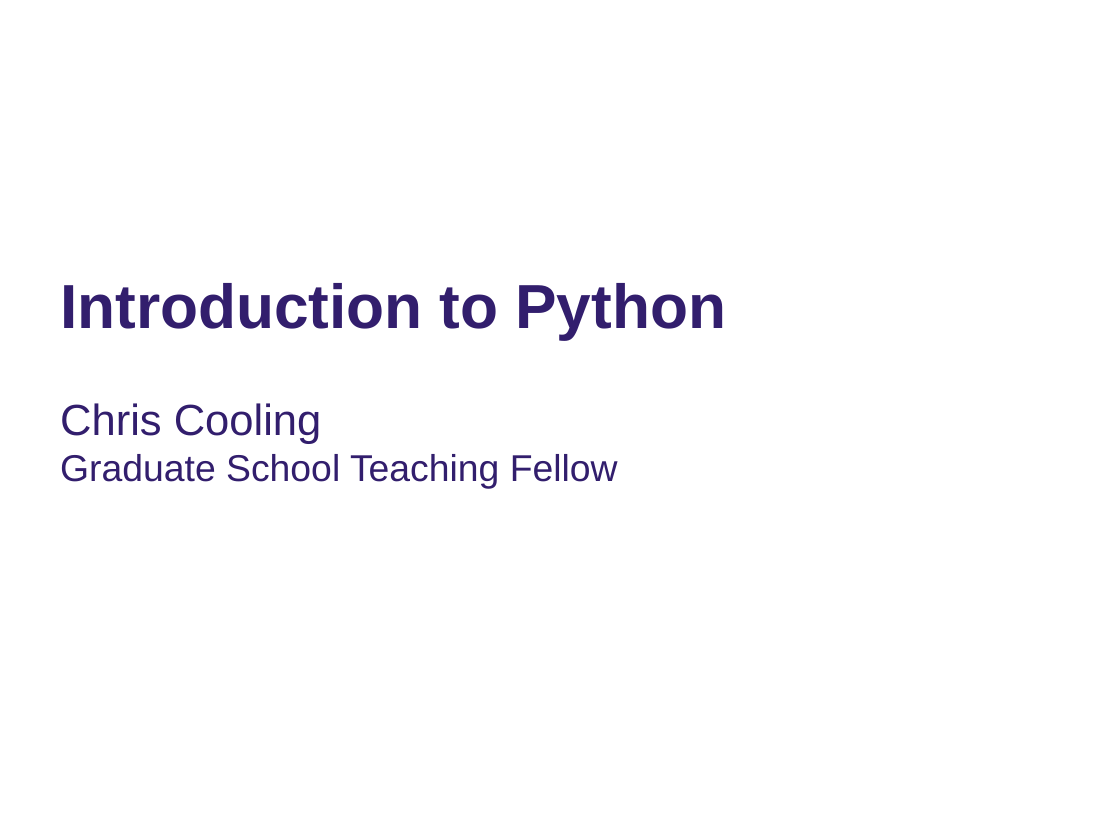
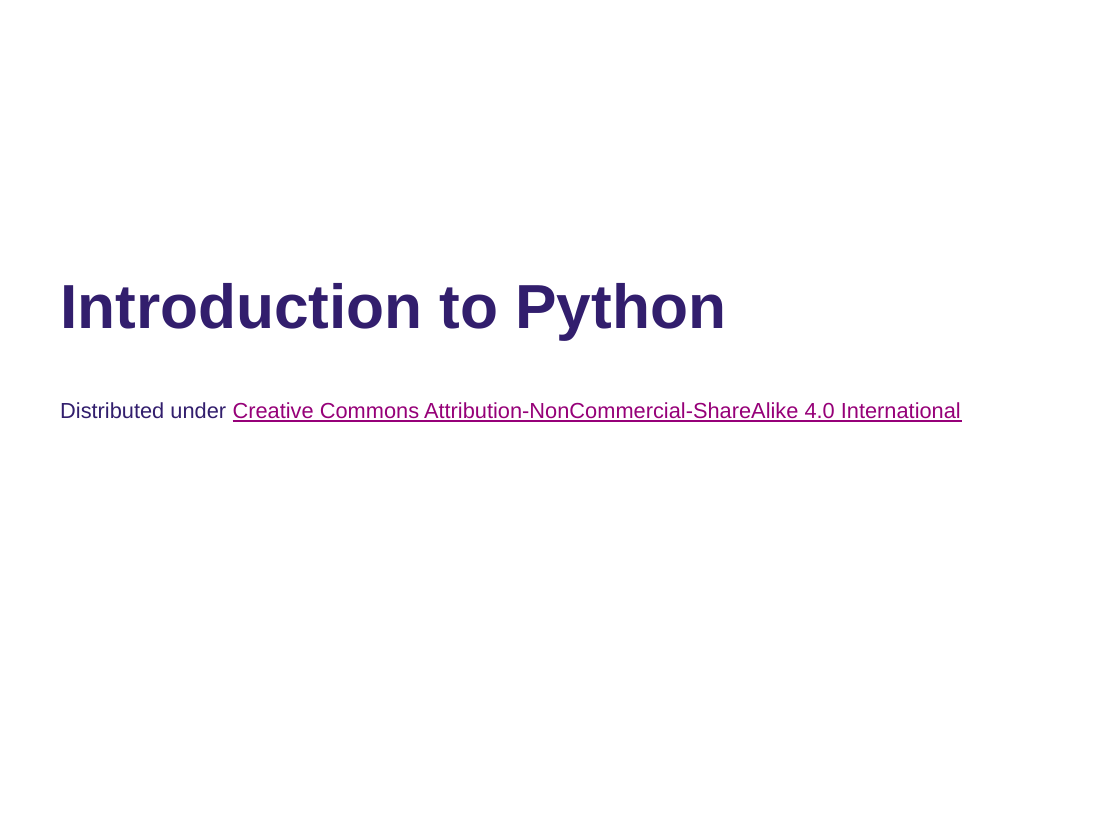
Before and after one commit to cmcooling/Introduction-to-Python, a slide deck: slide 7 of Intro to Python Slides.pptx. Drawn at 1120x840 pixels with LibreOffice and Linux fonts; fonts in the diff are those of the drawing; background and template pictures are left out. Boxes give left, top, right and bottom in pixels: in the first picture for what was removed or moved away, otherwise in the second. Text is boxed around its words. In the diff, an @@ line names an element or a change of style, - is before the commit and + after.

```diff
--- a/Intro to Python Slides.pptx
+++ b/Intro to Python Slides.pptx
@@ subtitle removed at (x1=60, y1=403, x2=618, y2=489) @@
-Chris Cooling
-Graduate School Teaching Fellow
@@ subtitle added at (x1=60, y1=402, x2=961, y2=422), 14 pt, text #960078, underline @@
+Distributed under Creative Commons Attribution-NonCommercial-ShareAlike 4.0 International
```
Also in this commit, not shown: 1 other slide changed, 7 other files.
